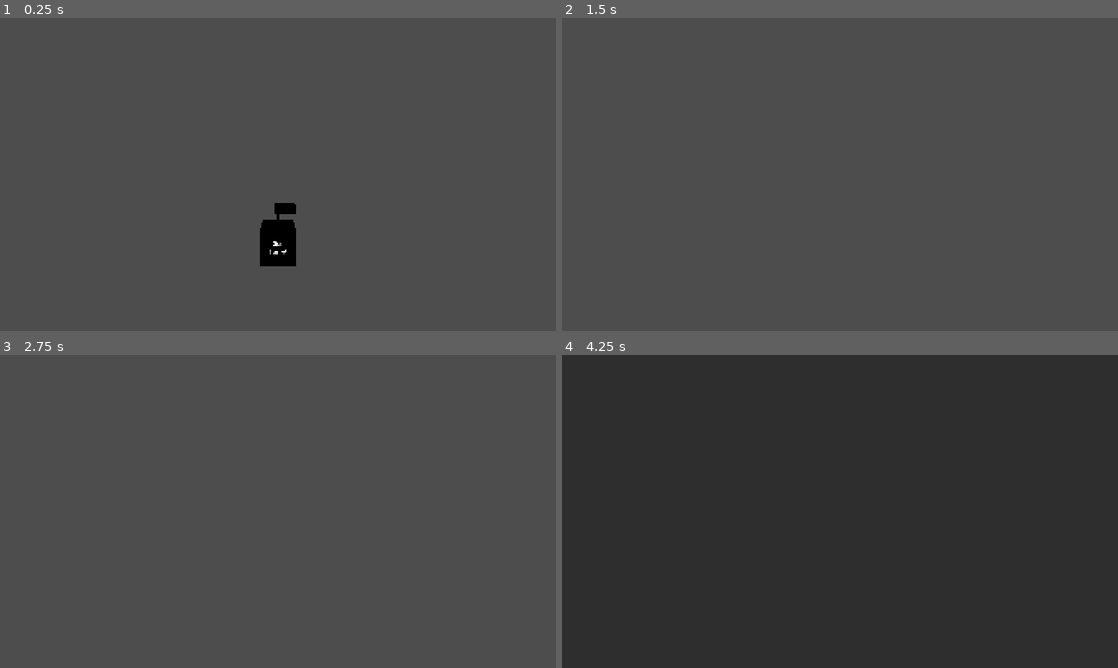
Above: before the commit, frames 1-4 (two rows, left to right).
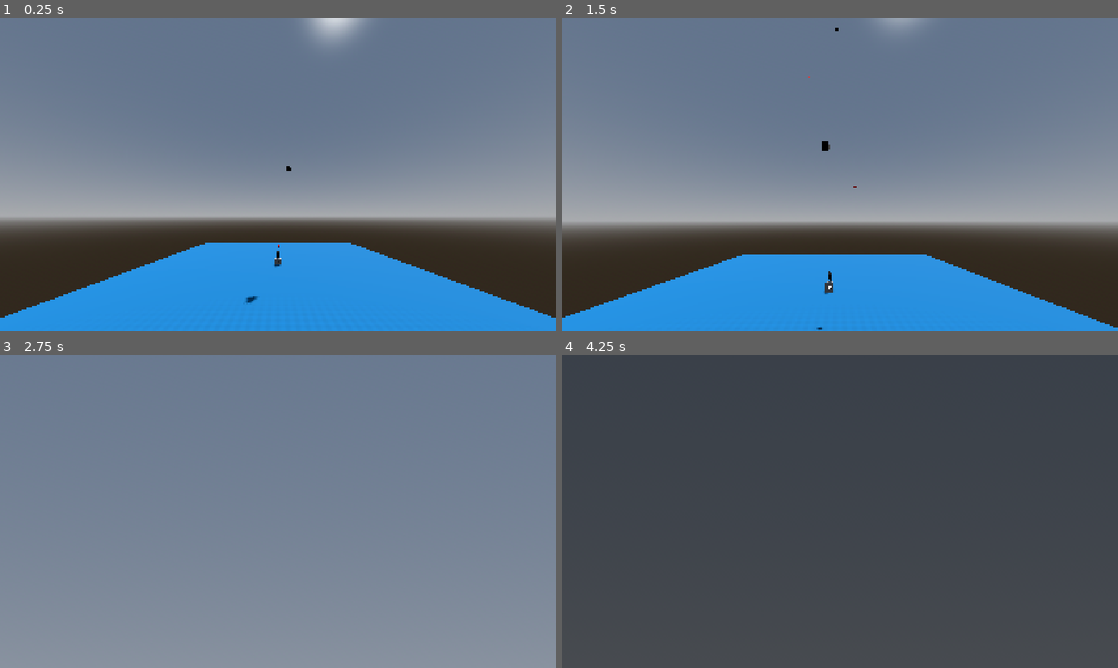
Above: after the commit, the same moments.

Repository: BilgiPasa/3d-gun-turret
Game: Godot game, scene res://Scenes/main_scene.tscn
The game is run twice, just before and just after one commit, with the same random seed, the same clock (stepped at 60 frames per second) and the same inputs.
Inputs (mouse positions are in pixels of both pictures, inside the frame that each line leads up to):
- Up to frame 1 (0.25 s): no input
- Up to frame 2 (1.5 s): move the mouse to (867, 174) at 0.52 s; hold C (camera_zoom) 0.53-1.28 s; hold W (move_forward) from 0.53 s (still down); move the mouse to (812, 174) at 1.27 s; tap R (run) at 1.35 s
- Up to frame 3 (2.75 s): keep holding W (move_forward); move the mouse to (289, 505) at 2.02 s; hold C (camera_zoom) from 2.03 s (still down)
- Up to frame 4 (4.25 s): keep holding W (move_forward); tap Enter at 2.75 s; move the mouse to (834, 517) at 2.77 s; release C (camera_zoom) at 2.78 s; tap R (run) at 2.85 s; move the mouse to (878, 514) at 3.52 s; hold C (camera_zoom) from 3.53 s (still down); tap Escape (ui_cancel) at 4.15 s

The runs differ from the first frame. In frame 1, 97% of the frame differs, in the area x 0-100%, y 0-100%; in frame 2, 97%; in frame 3, 100%; in frame 4, 100%.
Error before the commit: Invalid assignment of property or key 'targeted' with value of type 'bool' on a base object of type 'RigidBody3D (Spectator)'. (res://Scripts/gun_turret.gd:69)

Commit message:
Add enemy shooting in gun_turret.gd, Add a sprite in Materials folder, Add enemy spawners, Update some scenes and scripts

Diff:
--- a/Scenes/bullet.tscn
+++ b/Scenes/bullet.tscn
@@ -15,6 +15,8 @@
 radius = 0.25
 
 [node name="Bullet" type="RigidBody3D" unique_id=968706749]
+collision_layer = 4
+collision_mask = 8
 physics_material_override = ExtResource("1_oduel")
 script = ExtResource("1_xjght")
 
--- a/Scenes/gun_turret.tscn
+++ b/Scenes/gun_turret.tscn
@@ -17,10 +17,13 @@
 
 [sub_resource type="BoxMesh" id="BoxMesh_wkhpl"]
 material = SubResource("StandardMaterial3D_7lsjx")
-size = Vector3(0.8, 0.4, 0.4)
+size = Vector3(0.6, 0.6, 1)
 
 [sub_resource type="SphereShape3D" id="SphereShape3D_5s483"]
-radius = 25.0
+radius = 45.0
+
+[sub_resource type="BoxShape3D" id="BoxShape3D_r07tb"]
+size = Vector3(1.3, 1.3, 1.3)
 
 [node name="GunTurret" type="StaticBody3D" unique_id=830325307]
 collision_layer = 2
@@ -44,14 +47,23 @@
 transform = Transform3D(1, 0, 0, 0, 1, 0, 0, 0, 1, 0, 1.2, 0)
 
 [node name="GunMesh" type="MeshInstance3D" parent="GunMeshHolder" unique_id=72358189]
-transform = Transform3D(1, 0, 0, 0, 1, 0, 0, 0, 1, 0.25, 0, 0)
+transform = Transform3D(1, 0, 0, 0, 1, 0, 0, 0, 1, 0, 0, -0.3)
 mesh = SubResource("BoxMesh_wkhpl")
 
 [node name="TargetFindArea" type="Area3D" parent="." unique_id=231322757]
 transform = Transform3D(1, 0, 0, 0, 1, 0, 0, 0, 1, 0, 1.2, 0)
+collision_layer = 2
+collision_mask = 8
 
 [node name="CollisionShape3D" type="CollisionShape3D" parent="TargetFindArea" unique_id=1150240484]
 shape = SubResource("SphereShape3D_5s483")
+
+[node name="GTArea" type="Area3D" parent="." unique_id=45771818]
+collision_layer = 2
+collision_mask = 8
+
+[node name="CollisionShape3D" type="CollisionShape3D" parent="GTArea" unique_id=1717145314]
+shape = SubResource("BoxShape3D_r07tb")
 
 [node name="GunTurretLabels" type="Node3D" parent="." unique_id=580448812]
 
@@ -84,3 +96,4 @@
 outline_size = 10
 
 [connection signal="timeout" from="CanShootTimer" to="." method="_on_can_shoot_timer_timeout"]
+[connection signal="body_entered" from="GTArea" to="." method="_on_gt_area_body_entered"]
--- a/Scenes/main_scene.tscn
+++ b/Scenes/main_scene.tscn
@@ -5,23 +5,58 @@
 [ext_resource type="PackedScene" uid="uid://48fkchu2ablq" path="res://Scenes/gun_turret.tscn" id="2_iacmt"]
 [ext_resource type="PackedScene" uid="uid://b6c0wgax3pf4y" path="res://Scenes/spectator_and_camera.tscn" id="3_iacmt"]
 [ext_resource type="PackedScene" uid="uid://3rhmxwlv7rio" path="res://Scenes/settings_menu.tscn" id="3_jv6wh"]
+[ext_resource type="Texture2D" uid="uid://cfvi3wmcqgwir" path="res://Materials/DarkBlueWithCorners.png" id="4_huasi"]
+[ext_resource type="Script" uid="uid://m20r5ty30drt" path="res://Scripts/movable_enemy_spawner.gd" id="6_maf8m"]
+[ext_resource type="Script" uid="uid://cqv1t3xudaw5m" path="res://Scripts/static_enemy_spawner.gd" id="7_huasi"]
+
+[sub_resource type="ProceduralSkyMaterial" id="ProceduralSkyMaterial_maf8m"]
+sky_horizon_color = Color(0.66224277, 0.6717428, 0.6867428, 1)
+ground_horizon_color = Color(0.66224277, 0.6717428, 0.6867428, 1)
+
+[sub_resource type="Sky" id="Sky_huasi"]
+sky_material = SubResource("ProceduralSkyMaterial_maf8m")
+
+[sub_resource type="Environment" id="Environment_m1efj"]
+background_mode = 2
+sky = SubResource("Sky_huasi")
+glow_enabled = true
 
 [sub_resource type="BoxShape3D" id="BoxShape3D_5s483"]
-size = Vector3(35, 0.25, 35)
+size = Vector3(60, 0.25, 60)
+
+[sub_resource type="StandardMaterial3D" id="StandardMaterial3D_r07tb"]
+albedo_texture = ExtResource("4_huasi")
+uv1_triplanar = true
+
+[sub_resource type="BoxMesh" id="BoxMesh_5s483"]
+material = SubResource("StandardMaterial3D_r07tb")
+size = Vector3(60, 0.25, 60)
 
 [node name="MainScene" type="Node3D" unique_id=1701792309]
 script = ExtResource("1_52fb6")
 
+[node name="WorldEnvironment" type="WorldEnvironment" parent="." unique_id=684066900]
+environment = SubResource("Environment_m1efj")
+
+[node name="DirectionalLight3D" type="DirectionalLight3D" parent="." unique_id=1320288812]
+transform = Transform3D(-0.8660254, -0.43301278, 0.25, 0, 0.49999997, 0.86602545, -0.50000006, 0.75, -0.43301266, 0, 0, 0)
+shadow_enabled = true
+
+[node name="SpectatorAndCamera" parent="." unique_id=610738604 instance=ExtResource("3_iacmt")]
+transform = Transform3D(1, 0, 0, 0, 1, 0, 0, 0, 1, 0, 10, 40)
+
 [node name="GunTurret" parent="." unique_id=1923260398 instance=ExtResource("2_iacmt")]
 
-[node name="SpectatorAndCamera" parent="." unique_id=610738604 instance=ExtResource("3_iacmt")]
-transform = Transform3D(1, 0, 0, 0, 1, 0, 0, 0, 1, 0, 2.5, 6)
-
 [node name="GroundArea" type="Area3D" parent="." unique_id=272544437]
-transform = Transform3D(1, 0, 0, 0, 1, 0, 0, 0, 1, 0, -1, 0)
+transform = Transform3D(1, 0, 0, 0, 1, 0, 0, 0, 1, 0, -0.75, 0)
+collision_layer = 0
+collision_mask = 8
 
 [node name="CollisionShape3D" type="CollisionShape3D" parent="GroundArea" unique_id=1718899419]
 shape = SubResource("BoxShape3D_5s483")
+
+[node name="MeshInstance3D" type="MeshInstance3D" parent="GroundArea" unique_id=1581159624]
+mesh = SubResource("BoxMesh_5s483")
 
 [node name="CanvasLayer" type="CanvasLayer" parent="." unique_id=1760743794]
 
@@ -30,3 +65,19 @@
 
 [node name="SettingsMenu" parent="CanvasLayer" unique_id=1462449719 instance=ExtResource("3_jv6wh")]
 visible = false
+
+[node name="MovableEnemySpawner" type="Node3D" parent="." unique_id=1815563983]
+transform = Transform3D(1, 0, 0, 0, 1, 0, 0, 0, 1, 0, 75, 0)
+script = ExtResource("6_maf8m")
+
+[node name="SpawnTimer" type="Timer" parent="MovableEnemySpawner" unique_id=1078051425]
+
+[node name="StaticEnemySpawner" type="Node3D" parent="." unique_id=755032629]
+transform = Transform3D(1, 0, 0, 0, 1, 0, 0, 0, 1, 0, 30, 0)
+script = ExtResource("7_huasi")
+
+[node name="SpawnTimer" type="Timer" parent="StaticEnemySpawner" unique_id=147207935]
+
+[connection signal="body_entered" from="GroundArea" to="." method="_on_ground_area_body_entered"]
+[connection signal="timeout" from="MovableEnemySpawner/SpawnTimer" to="MovableEnemySpawner" method="_on_spawn_timer_timeout"]
+[connection signal="timeout" from="StaticEnemySpawner/SpawnTimer" to="StaticEnemySpawner" method="_on_spawn_timer_timeout"]
--- a/Scenes/movable_enemy.tscn
+++ b/Scenes/movable_enemy.tscn
@@ -12,6 +12,8 @@
 [sub_resource type="SphereShape3D" id="SphereShape3D_wkhpl"]
 
 [node name="MovableEnemy" type="RigidBody3D" unique_id=1236163976]
+collision_layer = 8
+collision_mask = 4
 physics_material_override = ExtResource("1_yc3t7")
 script = ExtResource("2_3tnxj")
 
--- a/Scenes/static_enemy.tscn
+++ b/Scenes/static_enemy.tscn
@@ -12,6 +12,8 @@
 [sub_resource type="BoxShape3D" id="BoxShape3D_r07tb"]
 
 [node name="StaticEnemy" type="RigidBody3D" unique_id=1249599279]
+collision_layer = 8
+collision_mask = 4
 physics_material_override = ExtResource("1_b261h")
 script = ExtResource("1_qk16d")
 
--- a/Scripts/gun_turret.gd
+++ b/Scripts/gun_turret.gd
@@ -2,7 +2,7 @@
 extends StaticBody3D
 
 # Shoot Bullet Variables
-const BULLET_DEFAULT_LIN_VEL_X_AND_Z: float = 20
+const BULLET_DEFAULT_LIN_VEL_X_AND_Z: float = 150
 const BULLET_MIN_REACH_TIME: float = 0.15
 const SHOOT_TIMER_WAIT_TIME: float = 0.05
 const BULLET_SCENE = preload("res://Scenes/bullet.tscn")
@@ -48,7 +48,112 @@
 	var new_bullet = BULLET_SCENE.instantiate() # Make a new bullet
 	target_relative_position = Vector3(target.global_position.x - gun_mesh_holder.global_position.x, target.global_position.y - gun_mesh_holder.global_position.y, target.global_position.z - gun_mesh_holder.global_position.z) # Find the position of the target relative to the gun
 
-	# TODO: Implement the missing part here
+	if target is MovableEnemy:
+		# Calculate reach time and X speed based on enemy speed and default X speed
+		if target_relative_position.x >= 0: # If the enemy is at the right of the turret
+			if target.linear_velocity.x >= 0: # If the enemy is moving to right
+				t = abs(target_relative_position.x) / (BULLET_DEFAULT_LIN_VEL_X_AND_Z - target.linear_velocity.x)
+			else: # If the enemy is moving to left
+				t = abs(target_relative_position.x) / (BULLET_DEFAULT_LIN_VEL_X_AND_Z + target.linear_velocity.x)
+
+			if t >= BULLET_MIN_REACH_TIME:
+				shoot_vector.x = BULLET_DEFAULT_LIN_VEL_X_AND_Z
+				shoot_vector.z = (target_relative_position.z / t) + target.linear_velocity.z
+			else:
+				if target_relative_position.z >= 0: # If the enemy is at the back of the turret
+					if target.linear_velocity.z >= 0: # If the enemy is moving to back
+						t = abs(target_relative_position.z) / (BULLET_DEFAULT_LIN_VEL_X_AND_Z - target.linear_velocity.z)
+					else: # If the enemy is moving to front
+						t = abs(target_relative_position.z) / (BULLET_DEFAULT_LIN_VEL_X_AND_Z + target.linear_velocity.z)
+
+					if t >= BULLET_MIN_REACH_TIME:
+						shoot_vector.x = (target_relative_position.x / t) + target.linear_velocity.x
+						shoot_vector.z = BULLET_DEFAULT_LIN_VEL_X_AND_Z
+					else:
+						t = BULLET_MIN_REACH_TIME
+						shoot_vector.x = (target_relative_position.x / t) + target.linear_velocity.x
+						shoot_vector.z = (target_relative_position.z / t) + target.linear_velocity.z
+				else: # If the enemy is at the front of the turret
+					if target.linear_velocity.z >= 0: # If the enemy is moving to back
+						t = abs(target_relative_position.z) / (BULLET_DEFAULT_LIN_VEL_X_AND_Z - target.linear_velocity.z)
+					else: # If the enemy is moving to front
+						t = abs(target_relative_position.z) / (BULLET_DEFAULT_LIN_VEL_X_AND_Z + target.linear_velocity.z)
+
+					if t >= BULLET_MIN_REACH_TIME:
+						shoot_vector.x = (target_relative_position.x / t) + target.linear_velocity.x
+						shoot_vector.z = -BULLET_DEFAULT_LIN_VEL_X_AND_Z
+					else:
+						t = BULLET_MIN_REACH_TIME
+						shoot_vector.x = (target_relative_position.x / t) + target.linear_velocity.x
+						shoot_vector.z = (target_relative_position.z / t) + target.linear_velocity.z
+		else: # If the enemy is at the left of the turret
+			if target.linear_velocity.x >= 0: # If the enemy is moving to right
+				t = abs(target_relative_position.x) / (BULLET_DEFAULT_LIN_VEL_X_AND_Z - target.linear_velocity.x)
+			else: # If the enemy is moving to left
+				t = abs(target_relative_position.x) / (BULLET_DEFAULT_LIN_VEL_X_AND_Z + target.linear_velocity.x)
+
+			if t >= BULLET_MIN_REACH_TIME:
+				shoot_vector.x = -BULLET_DEFAULT_LIN_VEL_X_AND_Z
+				shoot_vector.z = (target_relative_position.z / t) + target.linear_velocity.z
+			else:
+				if target_relative_position.z >= 0: # If the enemy is at the back of the turret
+					if target.linear_velocity.z >= 0: # If the enemy is moving to back
+						t = abs(target_relative_position.z) / (BULLET_DEFAULT_LIN_VEL_X_AND_Z - target.linear_velocity.z)
+					else: # If the enemy is moving to front
+						t = abs(target_relative_position.z) / (BULLET_DEFAULT_LIN_VEL_X_AND_Z + target.linear_velocity.z)
+
+					if t >= BULLET_MIN_REACH_TIME:
+						shoot_vector.x = (target_relative_position.x / t) + target.linear_velocity.x
+						shoot_vector.z = BULLET_DEFAULT_LIN_VEL_X_AND_Z
+					else:
+						t = BULLET_MIN_REACH_TIME
+						shoot_vector.x = (target_relative_position.x / t) + target.linear_velocity.x
+						shoot_vector.z = (target_relative_position.z / t) + target.linear_velocity.z
+				else: # If the enemy is at the front of the turret
+					if target.linear_velocity.z >= 0: # If the enemy is moving to back
+						t = abs(target_relative_position.z) / (BULLET_DEFAULT_LIN_VEL_X_AND_Z - target.linear_velocity.z)
+					else: # If the enemy is moving to front
+						t = abs(target_relative_position.z) / (BULLET_DEFAULT_LIN_VEL_X_AND_Z + target.linear_velocity.z)
+
+					if t >= BULLET_MIN_REACH_TIME:
+						shoot_vector.x = (target_relative_position.x / t) + target.linear_velocity.x
+						shoot_vector.z = -BULLET_DEFAULT_LIN_VEL_X_AND_Z
+					else:
+						t = BULLET_MIN_REACH_TIME
+						shoot_vector.x = (target_relative_position.x / t) + target.linear_velocity.x
+						shoot_vector.z = (target_relative_position.z / t) + target.linear_velocity.z
+
+		# There is no gravity calculation here because the bullet and the movable enemy have the same gravity
+		shoot_vector.y = (target_relative_position.y / t) + target.linear_velocity.y # Calculate Y speed
+	else:
+		t = abs(target_relative_position.x) / BULLET_DEFAULT_LIN_VEL_X_AND_Z # Calculate reach time based on default X and Z speed
+
+		if t >= BULLET_MIN_REACH_TIME:
+			# Assign X speed
+			if target_relative_position.x >= 0:
+				shoot_vector.x = BULLET_DEFAULT_LIN_VEL_X_AND_Z
+			else:
+				shoot_vector.x = -BULLET_DEFAULT_LIN_VEL_X_AND_Z
+
+			shoot_vector.z = target_relative_position.z / t
+		else: # If reach time is too small when calculated for X
+			t = abs(target_relative_position.z) / BULLET_DEFAULT_LIN_VEL_X_AND_Z # Calculate reach time based on default X and Z speed
+
+			if t >= BULLET_MIN_REACH_TIME:
+				# Assign Z speed
+				if target_relative_position.z >= 0:
+					shoot_vector.z = BULLET_DEFAULT_LIN_VEL_X_AND_Z
+				else:
+					shoot_vector.z = -BULLET_DEFAULT_LIN_VEL_X_AND_Z
+
+				shoot_vector.x = target_relative_position.x / t
+			else: # If reach time is too small when calculated for X and Z
+				t = BULLET_MIN_REACH_TIME # Set the reach time
+				shoot_vector.x = target_relative_position.x / t # Calculate X speed
+				shoot_vector.z = target_relative_position.z / t # Calculate Z speed
+
+		# At the line below, I used (physics_delta * 4) to hit the target better because if I don't add it, it might miss the target by a small distance.
+		shoot_vector.y = (target_relative_position.y / t) + (gravity_amount * (t + (physics_delta * 4)) / 2) # Calculate Y speed
 
 	gun_mesh_holder.look_at(shoot_vector) # Gun sprite looks at the target
 	new_bullet.position = gun_mesh_holder.global_position # Initialize the position of the bullet
@@ -82,3 +187,7 @@
 func _on_can_shoot_timer_timeout() -> void:
 	can_shoot_timer.stop()
 	can_shoot = true
+
+func _on_gt_area_body_entered(body: Node3D) -> void:
+	print("Enemy has hit to the gun turret")
+	body.queue_free.call_deferred()
--- a/Scripts/main_scene.gd
+++ b/Scripts/main_scene.gd
@@ -1,8 +1,8 @@
 extends Node3D
 
-@onready var movable_enemy_spawner: Node2D = $MovableEnemySpawner
+@onready var movable_enemy_spawner: Node3D = $MovableEnemySpawner
 @onready var gun_turret: GunTurret = $GunTurret
-@onready var static_enemy_spawner: Node2D = $StaticEnemySpawner
+@onready var static_enemy_spawner: Node3D = $StaticEnemySpawner
 @onready var pause_menu: Control = $CanvasLayer/PauseMenu
 @onready var settings_menu: Control = $CanvasLayer/SettingsMenu
 
@@ -28,11 +28,13 @@
 	get_tree().paused = true
 	pause_menu.process_mode = Node.PROCESS_MODE_INHERIT
 	pause_menu.show()
+	Input.mouse_mode = Input.MOUSE_MODE_VISIBLE
 
 func resume() -> void:
 	get_tree().paused = false
 	pause_menu.process_mode = Node.PROCESS_MODE_DISABLED
 	pause_menu.hide()
+	Input.mouse_mode = Input.MOUSE_MODE_CAPTURED
 
 func open_settings() -> void:
 	settings_menu.process_mode = Node.PROCESS_MODE_INHERIT
@@ -41,3 +43,7 @@
 func close_settings() -> void:
 	settings_menu.process_mode = Node.PROCESS_MODE_DISABLED
 	settings_menu.hide()
+
+func _on_ground_area_body_entered(body: Node3D) -> void:
+	print("Enemy has hit to the ground")
+	body.queue_free.call_deferred()
--- /dev/null
+++ b/Scripts/movable_enemy_spawner.gd
@@ -0,0 +1,19 @@
+extends Node3D
+
+@onready var spawn_timer: Timer = $SpawnTimer
+const SPAWN_X_AND_Z_RANGE: int = 15
+const SPEED_RANGE: int = 5
+const SPAWN_TIME: float = 0.175
+const MOVABLE_ENEMY_SCENE = preload("res://Scenes/movable_enemy.tscn")
+
+func _ready() -> void:
+	process_mode = Node.PROCESS_MODE_PAUSABLE
+	spawn_timer.wait_time = SPAWN_TIME
+	spawn_timer.autostart = true
+	spawn_timer.start()
+
+func _on_spawn_timer_timeout() -> void:
+	var new_movable_enemy = MOVABLE_ENEMY_SCENE.instantiate()
+	new_movable_enemy.position = global_position + Vector3(randf_range(-SPAWN_X_AND_Z_RANGE, SPAWN_X_AND_Z_RANGE), 0, randf_range(-SPAWN_X_AND_Z_RANGE, SPAWN_X_AND_Z_RANGE))
+	owner.add_child(new_movable_enemy)
+	new_movable_enemy.linear_velocity = Vector3(randf_range(-1, 1), randf_range(-1, 1), randf_range(-1, 1)).normalized() * SPEED_RANGE
--- /dev/null
+++ b/Scripts/out_of_range_object_destroyer.gd
@@ -0,0 +1,4 @@
+extends Area3D
+
+func _on_body_entered(body: Node3D) -> void:
+	body.queue_free.call_deferred()
--- a/Scripts/spectator_and_camera.gd
+++ b/Scripts/spectator_and_camera.gd
@@ -3,7 +3,7 @@
 
 # Camera Rotation
 var mouse_sensitivity: int = 100
-var x_rot_deg: float = 0 # x rotation degrees
+var x_rot_deg: float = 15 # x rotation degrees
 var y_rot_deg: float = 0 # y rotation degrees
 
 # Camera Rotation Multipliers
--- /dev/null
+++ b/Scripts/static_enemy_spawner.gd
@@ -0,0 +1,17 @@
+extends Node3D
+
+@onready var spawn_timer: Timer = $SpawnTimer
+const SPAWN_RADIUS: int = 10
+const SPAWN_TIME: float = 0.175
+const STATIC_ENEMY_SCENE = preload("res://Scenes/static_enemy.tscn")
+
+func _ready() -> void:
+	process_mode = Node.PROCESS_MODE_PAUSABLE
+	spawn_timer.wait_time = SPAWN_TIME
+	spawn_timer.autostart = true
+	spawn_timer.start()
+
+func _on_spawn_timer_timeout() -> void:
+	var new_static_enemy = STATIC_ENEMY_SCENE.instantiate()
+	new_static_enemy.position = global_position + Vector3(randf_range(-SPAWN_RADIUS, SPAWN_RADIUS), randf_range(-SPAWN_RADIUS, SPAWN_RADIUS), randf_range(-SPAWN_RADIUS, SPAWN_RADIUS))
+	owner.add_child(new_static_enemy)
Binary file added: Materials/DarkBlueWithCorners.png
Not shown, added: Materials/DarkBlueWithCorners.png.import
Not shown, added: Scripts/movable_enemy_spawner.gd.uid
Not shown, added: Scripts/out_of_range_object_destroyer.gd.uid
Not shown, added: Scripts/static_enemy_spawner.gd.uid
